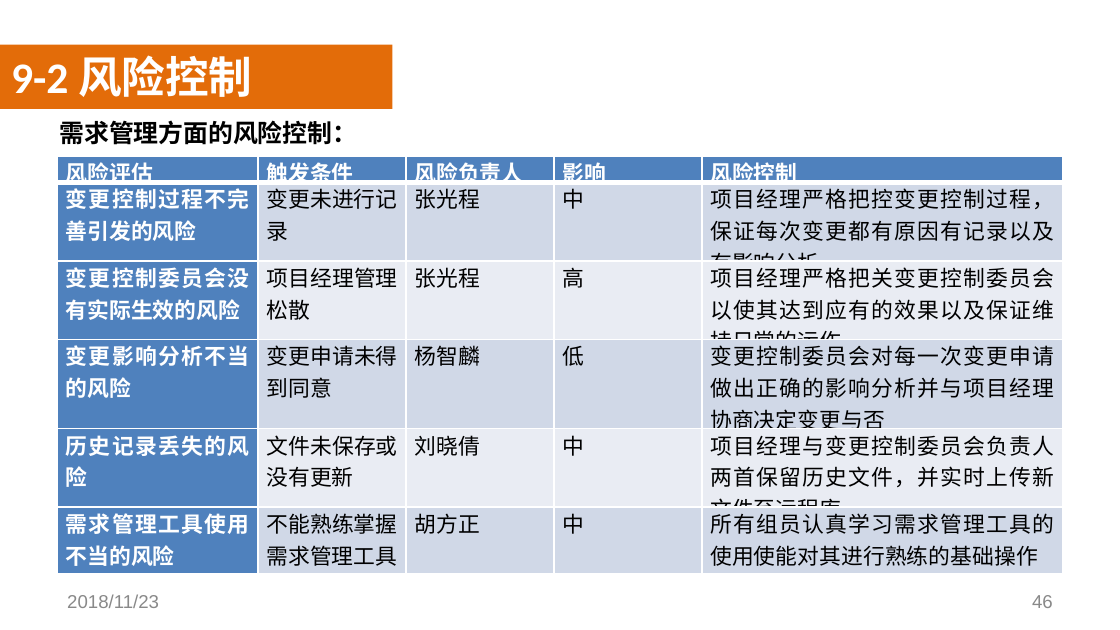
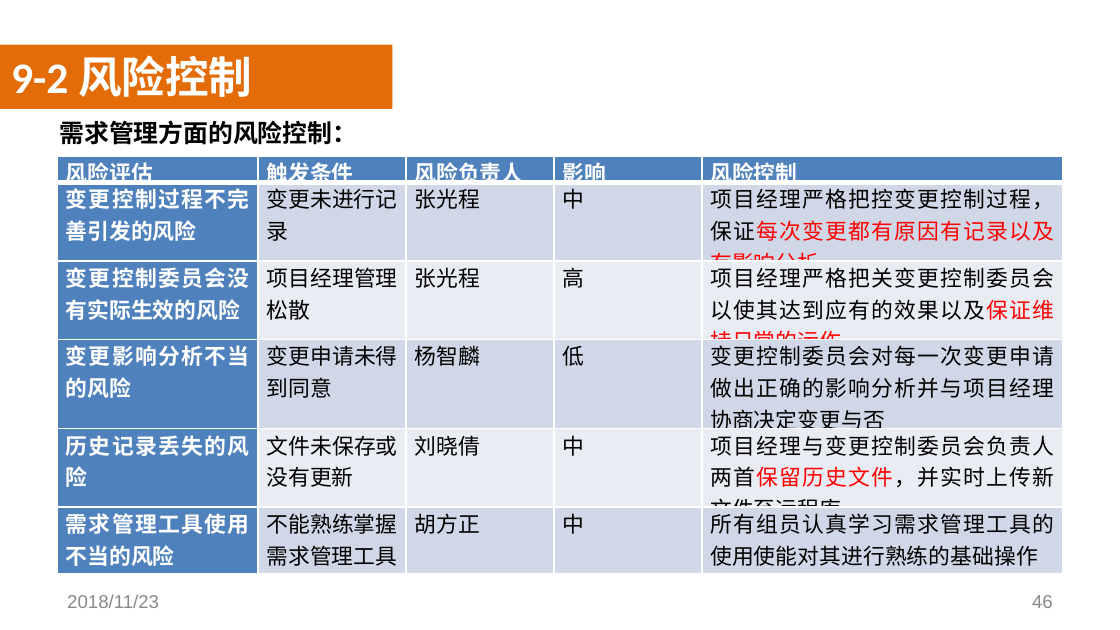
Before and after one commit to SoftwareRequirtmentsG02/Document, a slide deck: slide 46 of 案例教学系统/受控文档/分析设计/PPT/PRD2018-G02-需求工程PPT(III).pptx. Drawn at 1120x630 pixels with LibreOffice and Linux fonts; fonts in the diff are those of the drawing; background and template pictures are left out. Boxes give left, top, right and bottom in pixels: in the first picture for what was removed or moved away, otherwise in the second. Text is boxed around its words. In the diff, an @@ line names an element or a change of style, - is before the commit and + after.

```diff
--- a/案例教学系统/受控文档/分析设计/PPT/PRD2018-G02-需求工程PPT(III).pptx
+++ b/案例教学系统/受控文档/分析设计/PPT/PRD2018-G02-需求工程PPT(III).pptx
@@ table at [57, 157, 1062, 575] @@
@@ text colour #000000 to #FF0000 in "项目经理严格把控变更控制过程，保证每次变更都有原因有记录以及有影响分析", "项目经理严格把关变更控制委员会以使其达到应有的效果以及保证维持日常的运作", "项目经理与变更控制委员会负责人两首保留历史文件，并实时上传新文件至远程库" @@
```
Also in this commit, not shown: 9 other slides changed.
